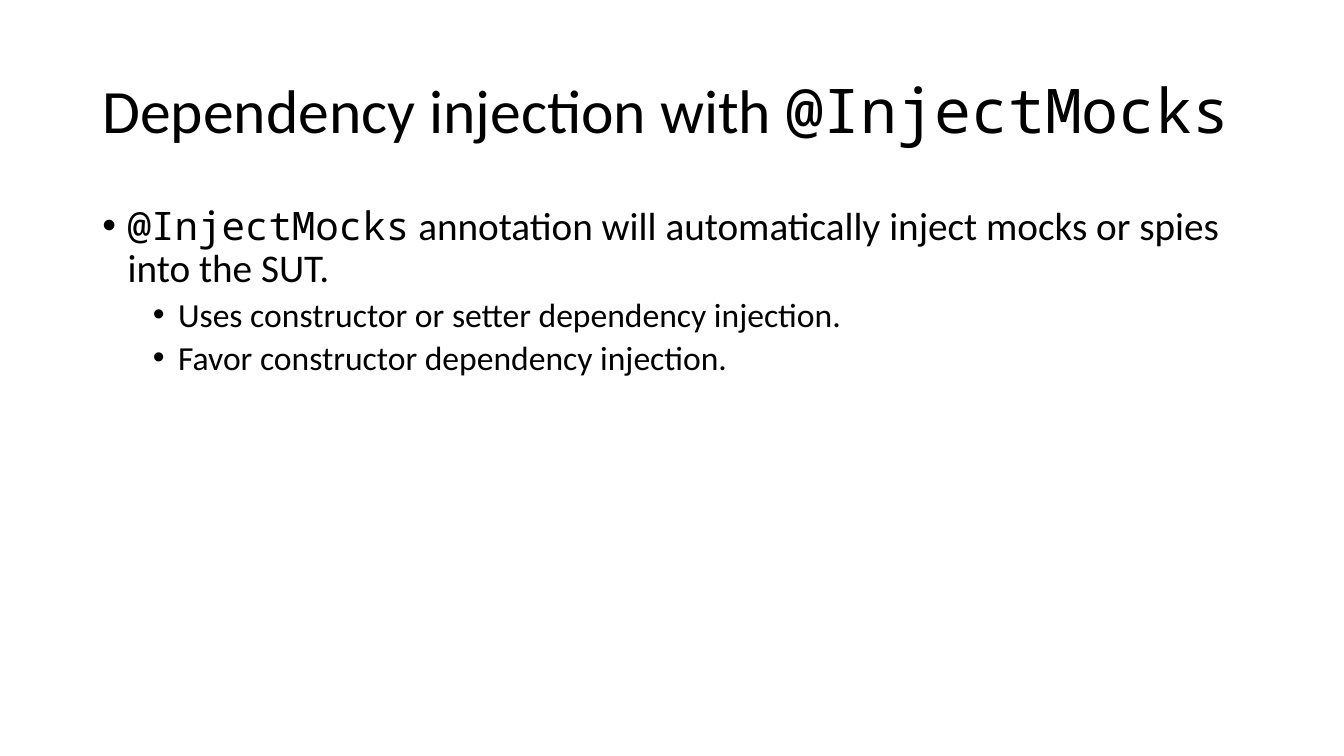
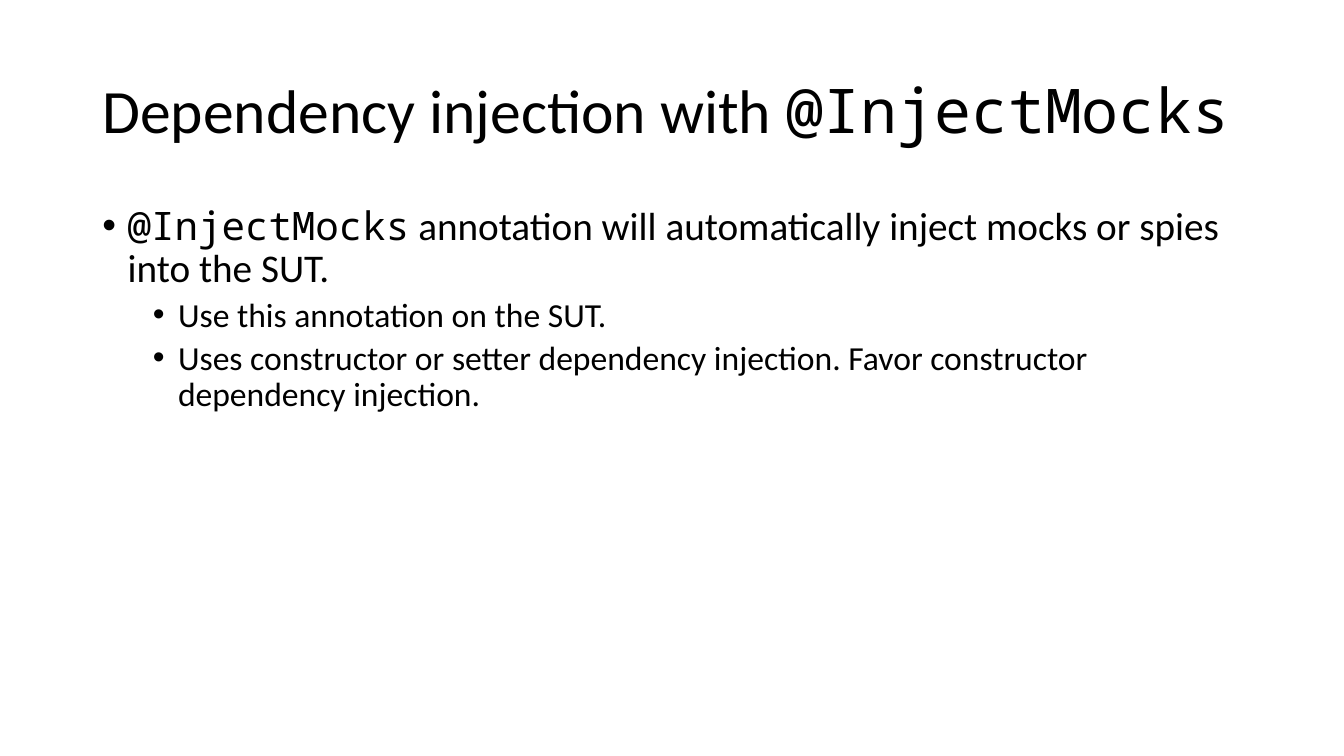
Before and after one commit to cebartling/test-driven, a slide deck: slide 24 of presentations/Introduction to Mockito.pptx (slide 22 before the commit). Drawn at 1344x756 pixels with LibreOffice and Linux fonts; fonts in the diff are those of the drawing. Boxes give left, top, right and bottom in pixels: in the first picture for what was removed or moved away, otherwise in the second. Text is boxed around its words. In the diff, an @@ line names an element or a change of style, - is before the commit and + after.

```diff
--- a/presentations/Introduction to Mockito.pptx
+++ b/presentations/Introduction to Mockito.pptx
@@ text at bbox=[178, 303, 1087, 412]: text changed @@
-  • Uses constructor or setter dependency injection.
-  • Favor constructor dependency injection.
+  • Use this annotation on the SUT.
+  • Uses constructor or setter dependency injection. Favor constructor dependency injection.
```
Also in this commit, not shown: 2 other slides changed, 6 slides added, 4 slides removed.
